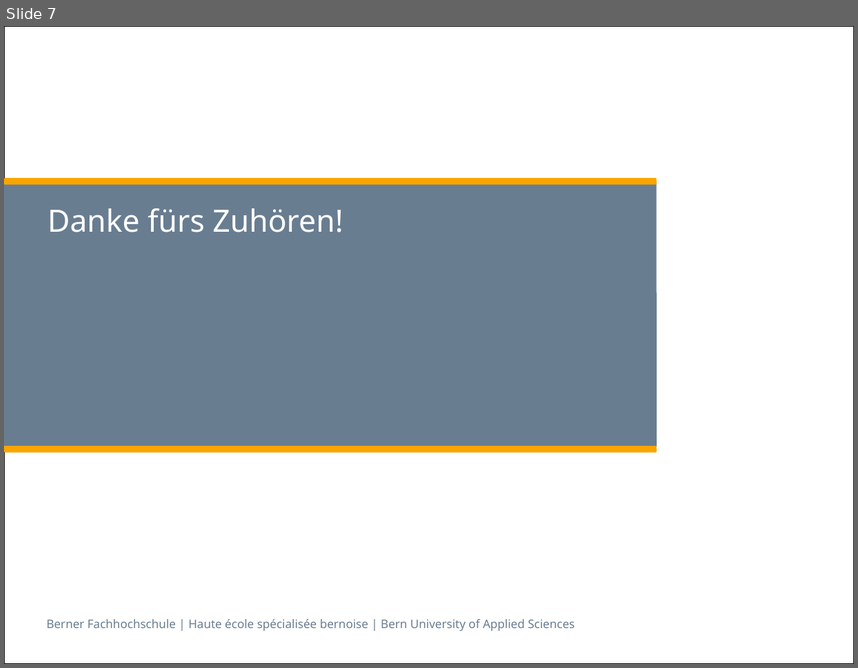
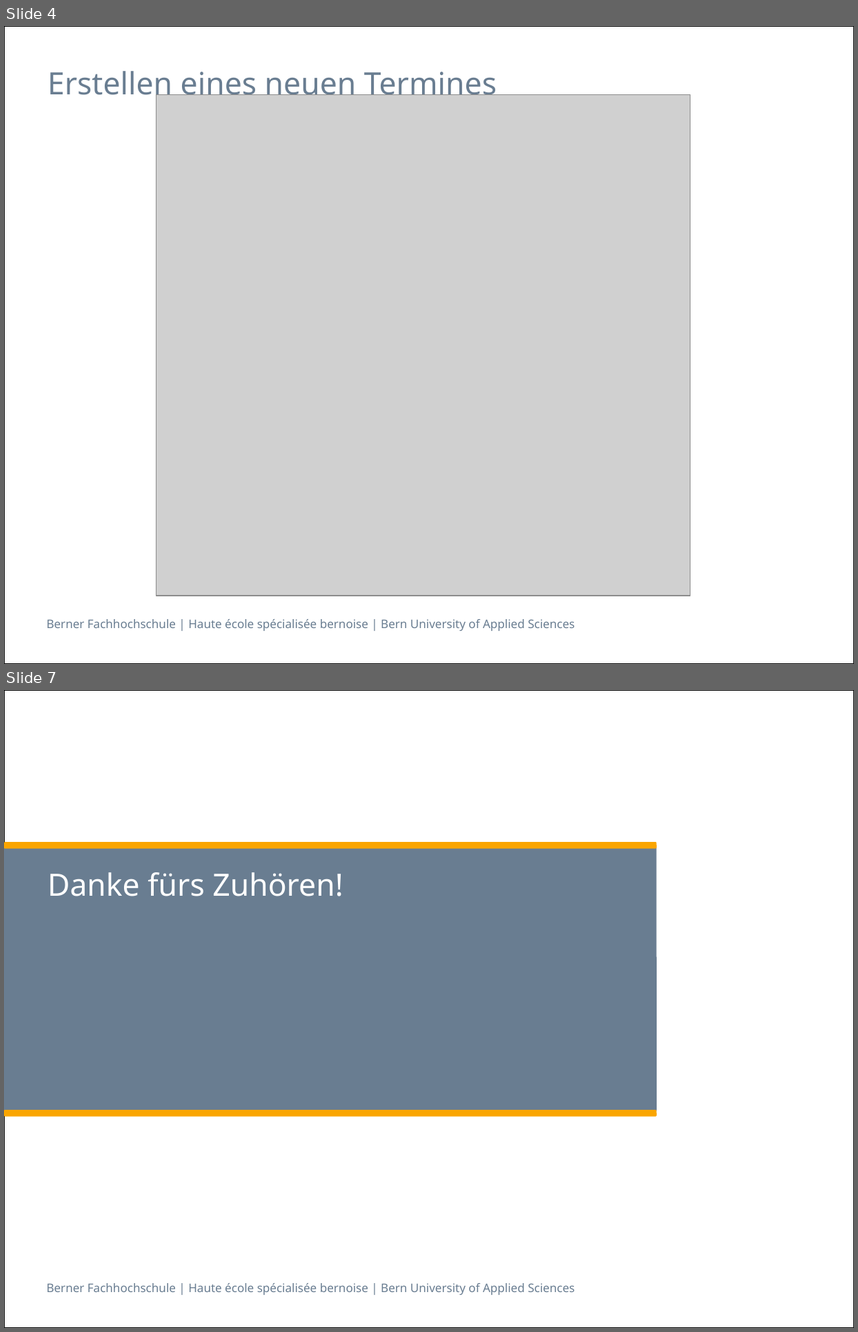
Before and after one commit to zyssm4/ch.bfh.btx8081.w2015.red, a slide deck: doc/Task07/Task07.pptx. Shown one above the other, each under a label of ours: slide 7 before the commit, slides 4 and 7 after it; the slides between them are not shown. The pictures are 858x668 and 858x1332 pixels, drawn with LibreOffice and Linux fonts; fonts in the diff are those of the drawing; grey boxes stand for pictures. Boxes give left, top, right and bottom in pixels: in the first picture for what was removed or moved away, otherwise in the second. Text is boxed around its words. In the diff, an @@ line names an element or a change of style, - is before the commit and + after.

```diff
--- a/doc/Task07/Task07.pptx
+++ b/doc/Task07/Task07.pptx
@@ slide 4 added at (x1=4, y1=26, x2=854, y2=664), background #FFFFFF; not listed: 2 template elements that a slide beside it also shows @@
@@ title added at (x1=47, y1=71, x2=497, y2=102), 26 pt, text #697D91 @@
+Erstellen eines neuen Termines
@@ picture added at (x1=156, y1=95, x2=691, y2=595) @@
```
Also in this commit, not shown: 2 slides changed, 2 other slides added, 3 slides removed, 4 other files.
